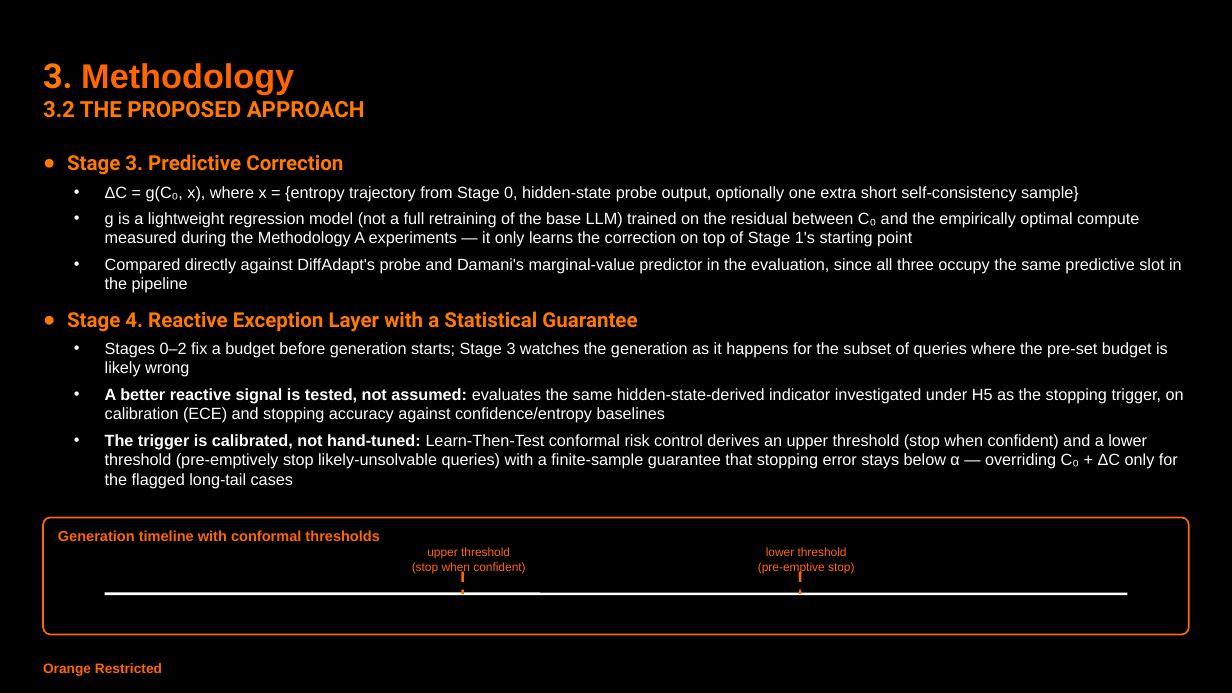
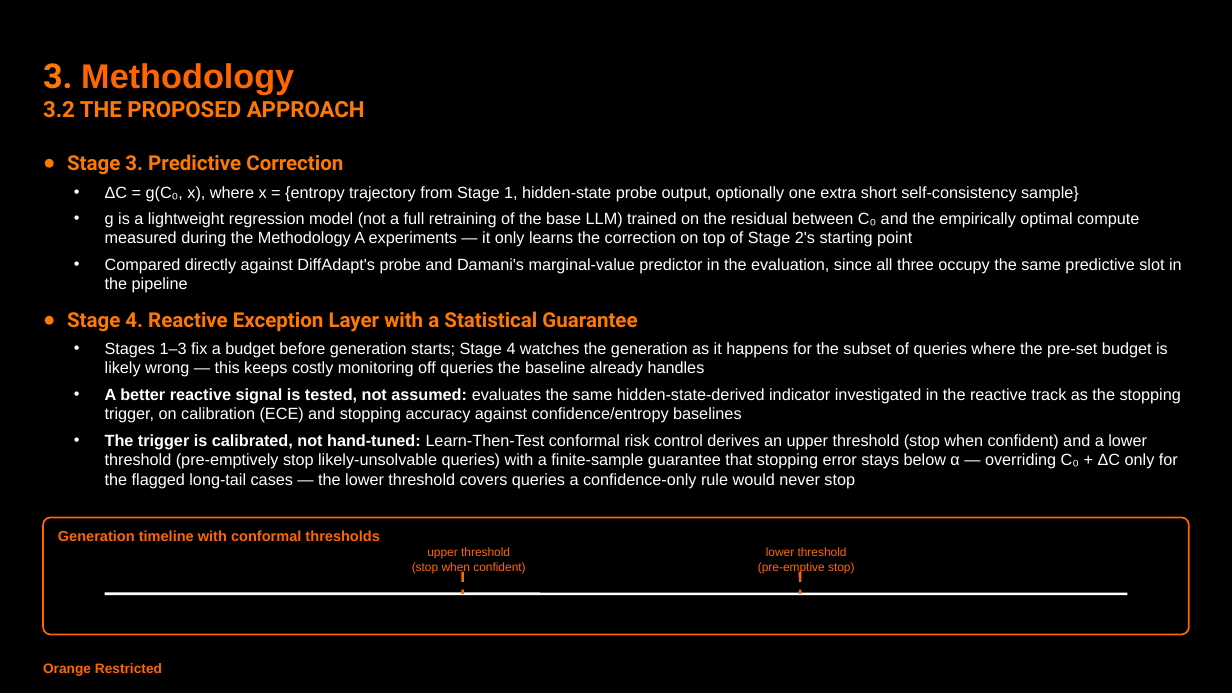
Before and after one commit to tharwat-ux/TTCA, a slide deck: slide 16 of presentation/dynamic_test_time_compute_allocation.pptx. Drawn at 1232x693 pixels with LibreOffice and Linux fonts; fonts in the diff are those of the drawing. Boxes give left, top, right and bottom in pixels: in the first picture for what was removed or moved away, otherwise in the second. Text is boxed around its words. In the diff, an @@ line names an element or a change of style, - is before the commit and + after.

```diff
--- a/presentation/dynamic_test_time_compute_allocation.pptx
+++ b/presentation/dynamic_test_time_compute_allocation.pptx
@@ text at bbox=[105, 186, 1139, 247]: text changed @@
-  • ΔC = g(C₀, x), where x = {entropy trajectory from Stage 0, hidden-state probe output, optionally one extra short self-consistency sample}
-  • g is a lightweight regression model (not a full retraining of the base LLM) trained on the residual between C₀ and the empirically optimal compute measured during the Methodology A experiments — it only learns the correction on top of Stage 1's starting point
+  • ΔC = g(C₀, x), where x = {entropy trajectory from Stage 1, hidden-state probe output, optionally one extra short self-consistency sample}
+  • g is a lightweight regression model (not a full retraining of the base LLM) trained on the residual between C₀ and the empirically optimal compute measured during the Methodology A experiments — it only learns the correction on top of Stage 2's starting point
@@ text at bbox=[105, 342, 1181, 488]: text changed @@
-  • Stages 0–2 fix a budget before generation starts; Stage 3 watches the generation as it happens for the subset of queries where the pre-set budget is likely wrong
-  • A better reactive signal is tested, not assumed: evaluates the same hidden-state-derived indicator investigated under H5 as the stopping trigger, on calibration (ECE) and stopping accuracy against confidence/entropy baselines
-  • The trigger is calibrated, not hand-tuned: Learn-Then-Test conformal risk control derives an upper threshold (stop when confident) and a lower threshold (pre-emptively stop likely-unsolvable queries) with a finite-sample guarantee that stopping error stays below α — overriding C₀ + ΔC only for the flagged long-tail cases
+  • Stages 1–3 fix a budget before generation starts; Stage 4 watches the generation as it happens for the subset of queries where the pre-set budget is likely wrong — this keeps costly monitoring off queries the baseline already handles
+  • A better reactive signal is tested, not assumed: evaluates the same hidden-state-derived indicator investigated in the reactive track as the stopping trigger, on calibration (ECE) and stopping accuracy against confidence/entropy baselines
+  • The trigger is calibrated, not hand-tuned: Learn-Then-Test conformal risk control derives an upper threshold (stop when confident) and a lower threshold (pre-emptively stop likely-unsolvable queries) with a finite-sample guarantee that stopping error stays below α — overriding C₀ + ΔC only for the flagged long-tail cases — the lower threshold covers queries a confidence-only rule would never stop
```
Also in this commit, not shown: 15 other slides changed, 7 slides removed, 23 other files.
